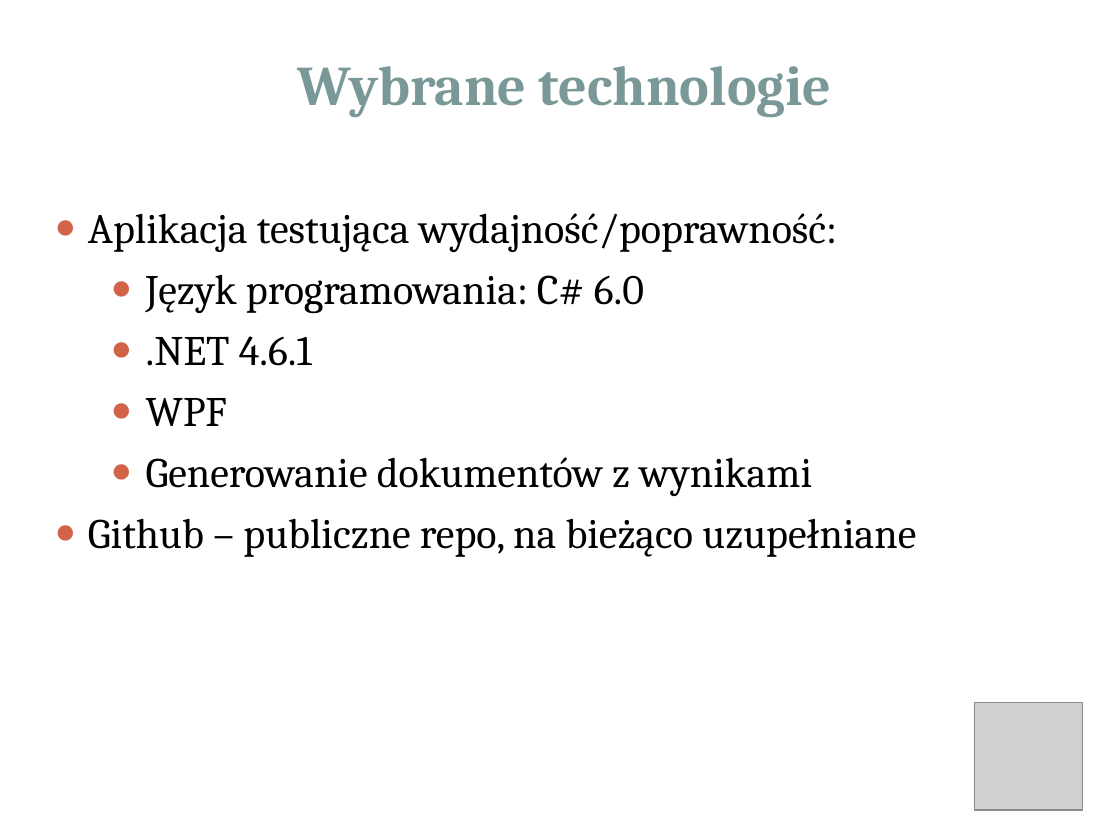
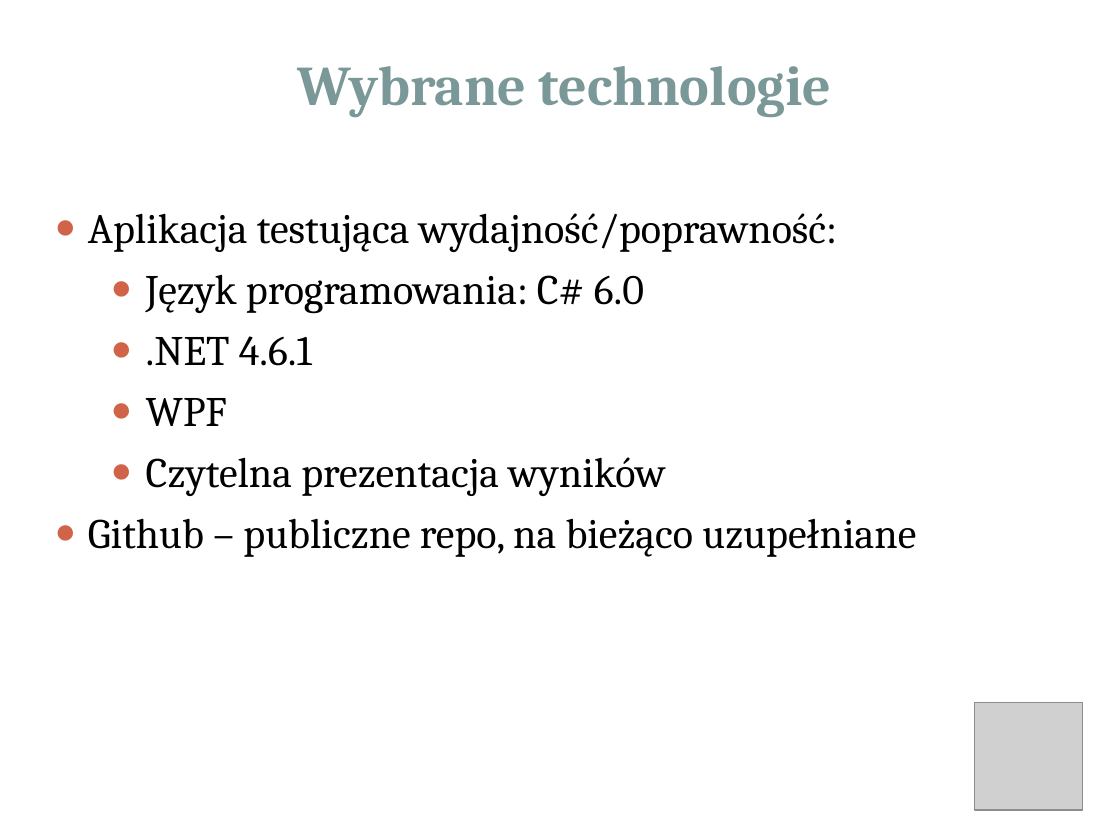
Before and after one commit to PawelTroka/LogicalGamesEnginesGenerator, a slide deck: slide 26 of docs/thesis/Presentation-pl.pptx (slide 39 before the commit). Drawn at 1120x840 pixels with LibreOffice and Linux fonts; fonts in the diff are those of the drawing; grey boxes stand for pictures. Boxes give left, top, right and bottom in pixels: in the first picture for what was removed or moved away, otherwise in the second. Text is boxed around its words. In the diff, an @@ line names an element or a change of style, - is before the commit and + after.

```diff
--- a/docs/thesis/Presentation-pl.pptx
+++ b/docs/thesis/Presentation-pl.pptx
@@ text at [146, 457, 665, 496]: text changed @@
-  ● Generowanie dokumentów z wynikami
+  ● Czytelna prezentacja wyników
```
Also in this commit, not shown: 7 other slides changed, 59 slides added, 46 slides removed.
